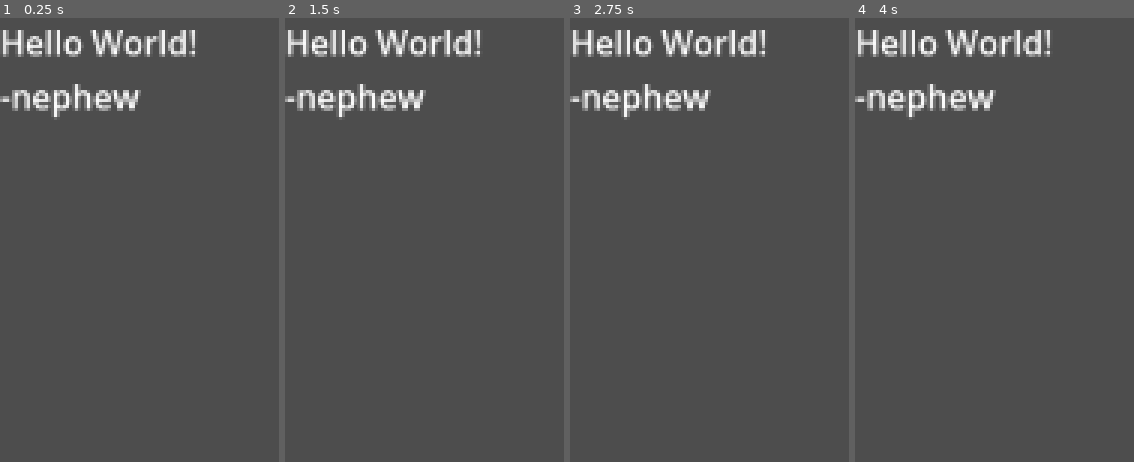
Above: before the commit, frames 1-4 (left to right).
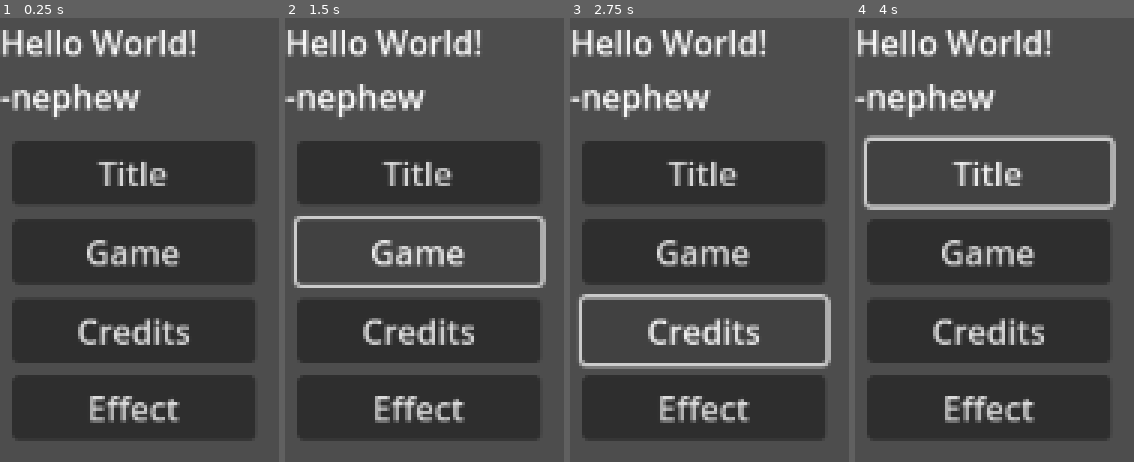
Above: after the commit, the same moments.

Repository: good-enough-venson/LD58-Nephew
Game: Godot game, scene res://Hello World.tscn
The game is run twice, just before and just after one commit, with the same random seed, the same clock (stepped at 60 frames per second) and the same inputs. Sound files missing from this copy of the repository are replaced by a short silence.
Inputs (mouse positions are in pixels of both pictures, inside the frame that each line leads up to):
- Up to frame 1 (0.25 s): no input
- Up to frame 2 (1.5 s): click (418, 173) at 0.5 s, where only the run after the commit has a clickable "Title"; click (418, 253) at 1.25 s, where only the run after the commit has a clickable "Game"
- Up to frame 3 (2.75 s): click (703, 328) at 2 s, where only the run after the commit has a clickable "Credits"
- Up to frame 4 (4 s): click (988, 408) at 2.75 s, where only the run after the commit has a clickable "Effect"; click (988, 173) at 3.5 s, where only the run after the commit has a clickable "Title"

The runs differ from the first frame. In frame 1, 48% of the frame differs, in the area x 4-92%, y 27-95%; in frame 2, 38%; in frame 3, 40%; in frame 4, 40%.

Commit message:
Built an audio manager. Ducking doesn't really work..

Diff:
--- /dev/null
+++ b/ld-58-nephew/AM-testscript.gd
@@ -0,0 +1,26 @@
+extends Node2D
+
+@export var background_music:AudioStream
+@export var title_music:AudioStream
+@export var credits_music:AudioStream
+@export var sample_sfx:AudioStream
+
+func _ready() -> void:
+	AudioManager.play_bgm(title_music)
+	return
+
+
+func _on_button_pressed() -> void:
+	AudioManager.play_bgm(title_music)
+
+
+func _on_button_2_pressed() -> void:
+	AudioManager.play_bgm(background_music)
+
+
+func _on_button_3_pressed() -> void:
+	AudioManager.play_bgm(credits_music)
+
+
+func _on_button_4_pressed() -> void:
+	AudioManager.play_sfx(sample_sfx)
--- /dev/null
+++ b/ld-58-nephew/Audio/BasicBusLayout.tres
@@ -0,0 +1,31 @@
+[gd_resource type="AudioBusLayout" load_steps=3 format=3 uid="uid://dhw5go3en62wx"]
+
+[sub_resource type="AudioEffectLowPassFilter" id="AudioEffectLowPassFilter_j3pel"]
+resource_name = "LowPassFilter"
+
+[sub_resource type="AudioEffectLowPassFilter" id="AudioEffectLowPassFilter_g28q7"]
+resource_name = "LowPassFilter"
+
+[resource]
+bus/1/name = &"bgm"
+bus/1/solo = false
+bus/1/mute = false
+bus/1/bypass_fx = false
+bus/1/volume_db = 0.0
+bus/1/send = &"Master"
+bus/1/effect/0/effect = SubResource("AudioEffectLowPassFilter_j3pel")
+bus/1/effect/0/enabled = false
+bus/2/name = &"sfx"
+bus/2/solo = false
+bus/2/mute = false
+bus/2/bypass_fx = false
+bus/2/volume_db = 0.0
+bus/2/send = &"Master"
+bus/2/effect/0/effect = SubResource("AudioEffectLowPassFilter_g28q7")
+bus/2/effect/0/enabled = false
+bus/3/name = &"ui"
+bus/3/solo = false
+bus/3/mute = false
+bus/3/bypass_fx = false
+bus/3/volume_db = 0.0
+bus/3/send = &"Master"
--- a/ld-58-nephew/Hello World.tscn
+++ b/ld-58-nephew/Hello World.tscn
@@ -1,9 +1,53 @@
-[gd_scene format=3 uid="uid://1acq5ymxfoq1"]
+[gd_scene load_steps=6 format=3 uid="uid://1acq5ymxfoq1"]
 
-[node name="Node2D" type="Node2D"]
+[ext_resource type="Script" uid="uid://muk8yf51gsvi" path="res://AM-testscript.gd" id="1_1efpq"]
+[ext_resource type="AudioStream" uid="uid://ccribdlpg8fc3" path="res://Audio/BGM/FireflyGirl_SoundTrack.mp3" id="2_n1iin"]
+[ext_resource type="AudioStream" uid="uid://bfhmae70c6p22" path="res://Audio/BGM/SampleFlaire.mp3" id="3_gje3n"]
+[ext_resource type="AudioStream" uid="uid://lvk2288chxbj" path="res://Audio/BGM/StepinWintre.mp3" id="4_hejbi"]
+[ext_resource type="AudioStream" uid="uid://c06p5drv0dpy6" path="res://Audio/BGM/sfx_scatterflies.ogg" id="5_hejbi"]
+
+[node name="Main" type="Node2D"]
+script = ExtResource("1_1efpq")
+background_music = ExtResource("2_n1iin")
+title_music = ExtResource("3_gje3n")
+credits_music = ExtResource("4_hejbi")
+sample_sfx = ExtResource("5_hejbi")
 
 [node name="Label" type="Label" parent="."]
 offset_right = 40.0
 offset_bottom = 23.0
 text = "Hello World!
 -nephew"
+
+[node name="Button" type="Button" parent="."]
+offset_left = 6.0
+offset_top = 59.0
+offset_right = 123.0
+offset_bottom = 90.0
+text = "Title"
+
+[node name="Button2" type="Button" parent="."]
+offset_left = 6.0
+offset_top = 97.0
+offset_right = 123.0
+offset_bottom = 128.0
+text = "Game"
+
+[node name="Button3" type="Button" parent="."]
+offset_left = 6.0
+offset_top = 135.0
+offset_right = 123.0
+offset_bottom = 166.0
+text = "Credits"
+
+[node name="Button4" type="Button" parent="."]
+offset_left = 6.0
+offset_top = 172.0
+offset_right = 123.0
+offset_bottom = 203.0
+text = "Effect"
+
+[connection signal="pressed" from="Button" to="." method="_on_button_pressed"]
+[connection signal="pressed" from="Button2" to="." method="_on_button_2_pressed"]
+[connection signal="pressed" from="Button3" to="." method="_on_button_3_pressed"]
+[connection signal="pressed" from="Button4" to="." method="_on_button_4_pressed"]
--- /dev/null
+++ b/ld-58-nephew/Scenes/audio_manager.tscn
@@ -0,0 +1,6 @@
+[gd_scene load_steps=2 format=3 uid="uid://cqmi2s7yhp1ev"]
+
+[ext_resource type="Script" uid="uid://drxld2a7j2sdr" path="res://Scripts/audio_manager.gd" id="1_sm2tf"]
+
+[node name="AudioManager" type="Node"]
+script = ExtResource("1_sm2tf")
--- /dev/null
+++ b/ld-58-nephew/Scripts/audio_manager.gd
@@ -0,0 +1,131 @@
+extends Node
+
+# Preload or assign your streams in code/variables as needed
+var bgm_pool: Array[AudioStreamPlayer] = []
+var current_bgm: AudioStreamPlayer
+var bgm_fade_time: float = 2.0  # Default fade duration in seconds
+
+# SFX pool: Create 5-10 players to handle multiple SFX
+var sfx_pool: Array[AudioStreamPlayer] = []
+var sfx_pool_size: int = 10
+
+# Bus indices (cache for performance)
+var music_bus_index: int
+var sfx_bus_index: int
+
+# Lowpass effect index on Music bus
+var lowpass_effect_index: int = 0  # Assuming it's the first effect added
+
+func _ready():
+	# Set up bus indices
+	music_bus_index = AudioServer.get_bus_index("bgm")
+	sfx_bus_index = AudioServer.get_bus_index("sfx")
+
+	if music_bus_index == -1:
+		push_error("bgm bus not found! Check Audio tab setup.")
+	if sfx_bus_index == -1:
+		push_error("sfx bus not found! Check Audio tab setup.")
+
+	for i in range(3):
+		var player = AudioStreamPlayer.new()
+		player.bus = "bgm"
+		add_child(player)
+		bgm_pool.append(player)
+
+	# Create BGM player
+	current_bgm = bgm_pool[0]
+
+	# Create SFX pool
+	for i in range(sfx_pool_size):
+		var player = AudioStreamPlayer.new()
+		player.bus = "sfx"
+		add_child(player)
+		sfx_pool.append(player)
+
+	# Disable lowpass by default (set cutoff high to pass all frequencies)
+	set_lowpass(music_bus_index,false)
+	set_lowpass(sfx_bus_index,false)
+
+# Play looping BGM with optional fade
+func play_bgm(stream: AudioStream, fade_time: float = bgm_fade_time):
+	if current_bgm.stream == stream and current_bgm.playing:
+		print("specified track is already playing")
+		return
+
+	# If we've reached this point, we're playing a new track.
+	# We'll fade out the current playing track.
+	if current_bgm.playing:
+		var old_bgm = current_bgm
+		var tween = create_tween()
+		tween.tween_property(old_bgm, "volume_db", -80, fade_time)\
+			.set_ease(Tween.EASE_OUT)
+		tween.tween_callback(old_bgm.stop)
+
+	# We grab the next available bgm player
+	for player in bgm_pool:
+		if not player.playing:
+			if stream is AudioStreamOggVorbis or stream is AudioStreamMP3:
+				stream.loop = true
+
+			current_bgm = player
+			current_bgm.stream = stream
+			current_bgm.volume_db = -80  # Start silent
+			current_bgm.play()
+			var tween_in = create_tween()
+			tween_in.tween_property(current_bgm, "volume_db", 0, fade_time/2)\
+				.set_ease(Tween.EASE_IN)
+			return
+
+# Play oneshot SFX and can autoduck bgm
+func play_sfx(stream: AudioStream, autoduck_music:bool = false):
+	for player in sfx_pool:
+		if not player.playing:
+			# No loop for SFX
+			if stream is AudioStreamOggVorbis or stream is AudioStreamMP3:
+				stream.loop = false
+			player.stream = stream
+			player.play()
+			if autoduck_music:
+				duck_music(-6,0.2,stream.get_length())
+			return
+	print("No free SFX player available! 'n(consider increasing sfx_pool_size in res://Scripts/audio_manager.gd)")
+
+# Duck music volume
+func duck_music(db_reduction: float = -12, fade_time: float = 0, hold_time: float = 0):
+	var original_volume = AudioServer.get_bus_volume_db(music_bus_index)
+	var tween = create_tween()
+
+	# Duck volume over time
+	tween.tween_method(
+		func(value): AudioServer.set_bus_volume_db(music_bus_index, value),
+		original_volume,
+		original_volume + db_reduction,
+		fade_time
+	)
+
+	# If we're un-ducking, wait and then fade back in,
+	if hold_time > 0:
+		await get_tree().create_timer(hold_time-(fade_time*2)).timeout
+		tween.tween_method(
+			func(value): AudioServer.set_bus_volume_db(music_bus_index, value),
+			original_volume + db_reduction,
+			original_volume,
+			fade_time
+		)
+
+# Enable/disable lowpass filter on specified bus
+func set_lowpass(bus_index: int, enable: bool, cutoff_hz: float = 500, fade_time: float = 0):
+	var lowpass = AudioServer.get_bus_effect(bus_index, lowpass_effect_index) as AudioEffectLowPassFilter
+	if lowpass:
+		if enable:
+			if fade_time > 0:
+				var tween = create_tween()
+				tween.tween_property(lowpass, "cutoff_hz", cutoff_hz, fade_time)
+			else:
+				lowpass.cutoff_hz = cutoff_hz
+		else: # Set to high value to disable (passes all frequencies)
+			if fade_time > 0:
+				var tween = create_tween()
+				tween.tween_property(lowpass, "cutoff_hz", 22000, fade_time)
+			else:
+				lowpass.cutoff_hz = 22000
--- /dev/null
+++ b/ld-58-nephew/default_bus_layout.tres
@@ -0,0 +1,32 @@
+[gd_resource type="AudioBusLayout" load_steps=3 format=3 uid="uid://c4ejrhcsw7myx"]
+
+[sub_resource type="AudioEffectLowPassFilter" id="AudioEffectLowPassFilter_j3pel"]
+resource_name = "LowPassFilter"
+
+[sub_resource type="AudioEffectLowPassFilter" id="AudioEffectLowPassFilter_g28q7"]
+resource_name = "LowPassFilter"
+
+[resource]
+bus/0/volume_db = -0.5260134
+bus/1/name = &"bgm"
+bus/1/solo = false
+bus/1/mute = false
+bus/1/bypass_fx = false
+bus/1/volume_db = 0.0
+bus/1/send = &"Master"
+bus/1/effect/0/effect = SubResource("AudioEffectLowPassFilter_j3pel")
+bus/1/effect/0/enabled = false
+bus/2/name = &"sfx"
+bus/2/solo = false
+bus/2/mute = false
+bus/2/bypass_fx = false
+bus/2/volume_db = 0.0
+bus/2/send = &"Master"
+bus/2/effect/0/effect = SubResource("AudioEffectLowPassFilter_g28q7")
+bus/2/effect/0/enabled = false
+bus/3/name = &"ui"
+bus/3/solo = false
+bus/3/mute = false
+bus/3/bypass_fx = false
+bus/3/volume_db = 0.0
+bus/3/send = &"Master"
--- a/ld-58-nephew/project.godot
+++ b/ld-58-nephew/project.godot
@@ -15,6 +15,10 @@
 config/features=PackedStringArray("4.5", "GL Compatibility")
 config/icon="res://icon.svg"
 
+[autoload]
+
+AudioManager="*res://Scenes/audio_manager.tscn"
+
 [rendering]
 
 renderer/rendering_method="gl_compatibility"
Not shown, added: ld-58-nephew/AM-testscript.gd.uid
Not shown, added: ld-58-nephew/Audio/BGM/FireflyGirl_SoundTrack.mp3.import
Not shown, added: ld-58-nephew/Audio/BGM/SampleFlaire.mp3.import
Not shown, added: ld-58-nephew/Audio/BGM/StepinWintre.mp3.import
Not shown, added: ld-58-nephew/Audio/BGM/sfx_scatterflies.ogg.import
Not shown, added: ld-58-nephew/Scripts/audio_manager.gd.uid
Not shown, added: ld-58-nephew/Audio/BGM/FireflyGirl_SoundTrack.mp3
Not shown, added: ld-58-nephew/Audio/BGM/SampleFlaire.mp3
Not shown, added: ld-58-nephew/Audio/BGM/StepinWintre.mp3
Not shown, added: ld-58-nephew/Audio/BGM/sfx_scatterflies.ogg
